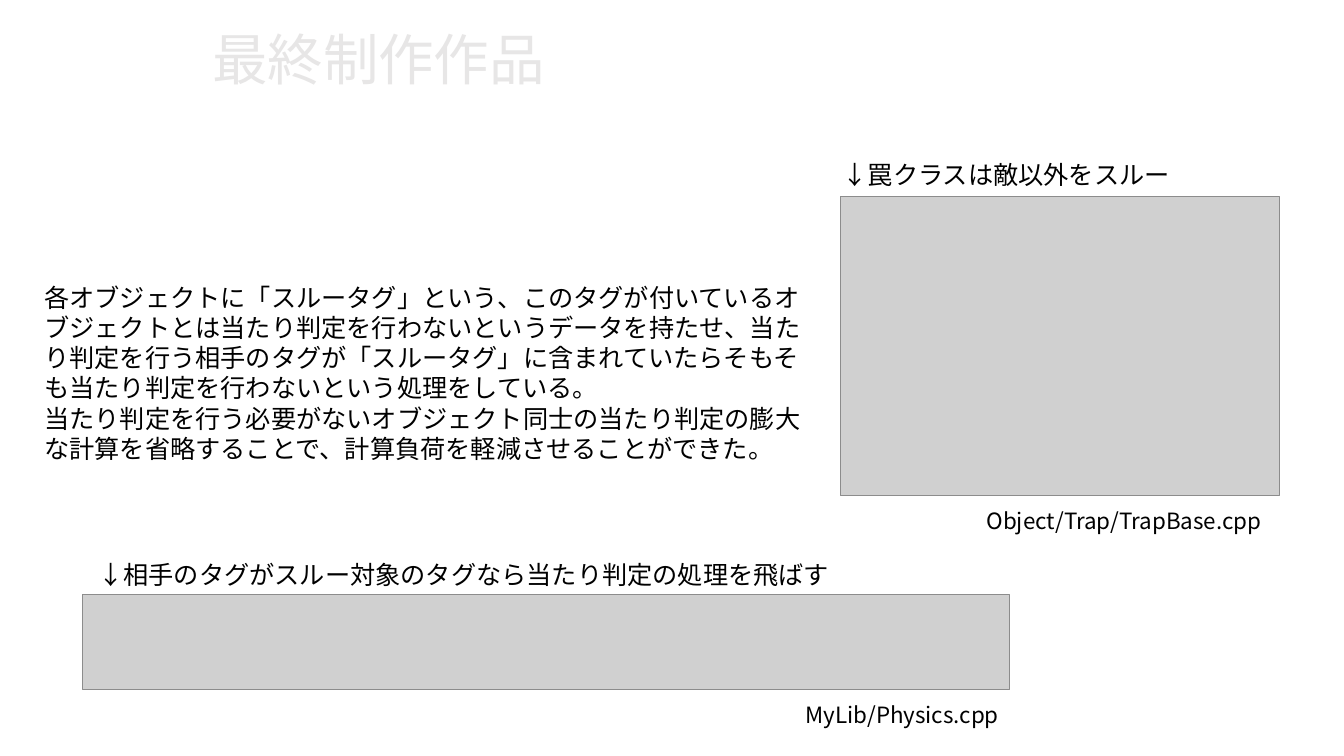
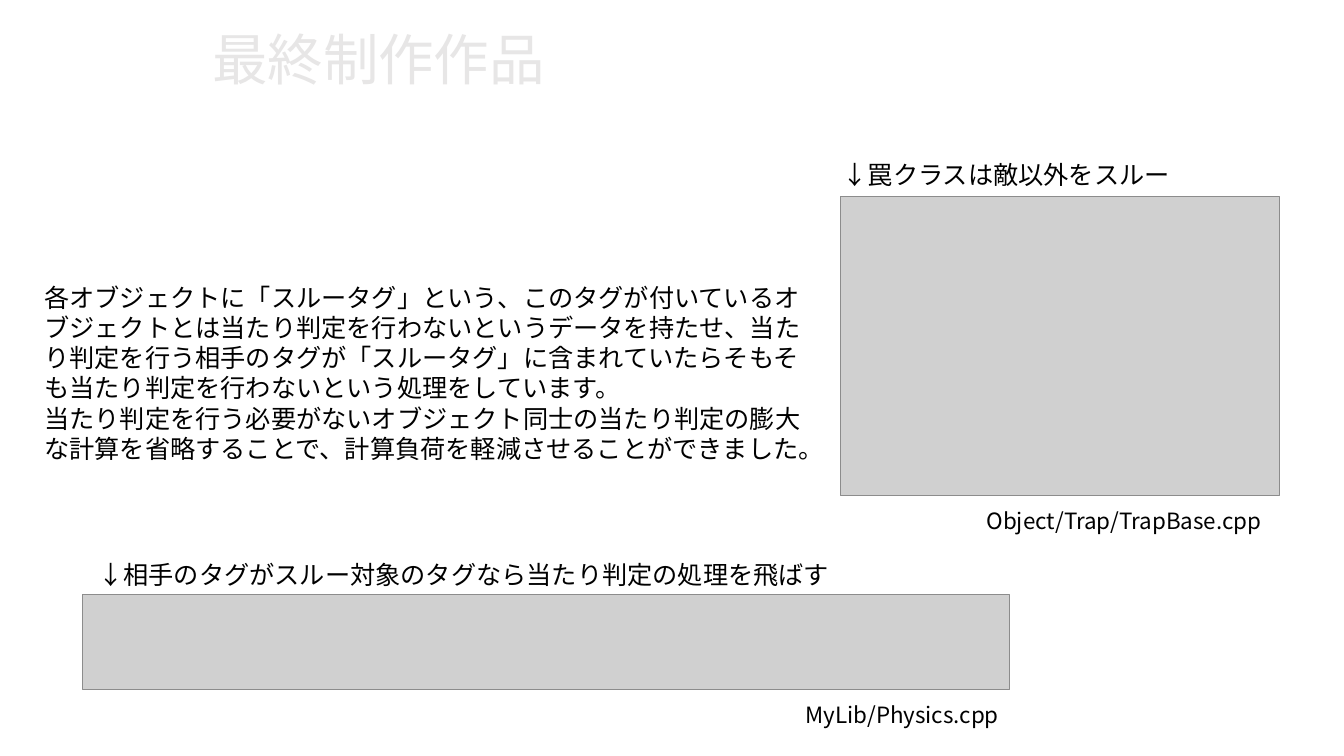
Before and after one commit to nkd10121/EmploymentWorks, a slide deck: slide 7 of プレゼンテーション1.pptx. Drawn at 1344x756 pixels with LibreOffice and Linux fonts; fonts in the diff are those of the drawing; grey boxes stand for pictures; background and template pictures are left out. Boxes give left, top, right and bottom in pixels: in the first picture for what was removed or moved away, otherwise in the second. Text is boxed around its words. In the diff, an @@ line names an element or a change of style, - is before the commit and + after.

```diff
--- a/プレゼンテーション1.pptx
+++ b/プレゼンテーション1.pptx
@@ text at (44, 285, 823, 460): text changed @@
-各オブジェクトに「スルータグ」という、このタグが付いているオブジェクトとは当たり判定を行わないというデータを持たせ、当たり判定を行う相手のタグが「スルータグ」に含まれていたらそもそも当たり判定を行わないという処理をしている。
-当たり判定を行う必要がないオブジェクト同士の当たり判定の膨大な計算を省略することで、計算負荷を軽減させることができた。
+各オブジェクトに「スルータグ」という、このタグが付いているオブジェクトとは当たり判定を行わないというデータを持たせ、当たり判定を行う相手のタグが「スルータグ」に含まれていたらそもそも当たり判定を行わないという処理をしています。
+当たり判定を行う必要がないオブジェクト同士の当たり判定の膨大な計算を省略することで、計算負荷を軽減させることができました。
```
Also in this commit, not shown: 1 other slide changed, 2 other files.
